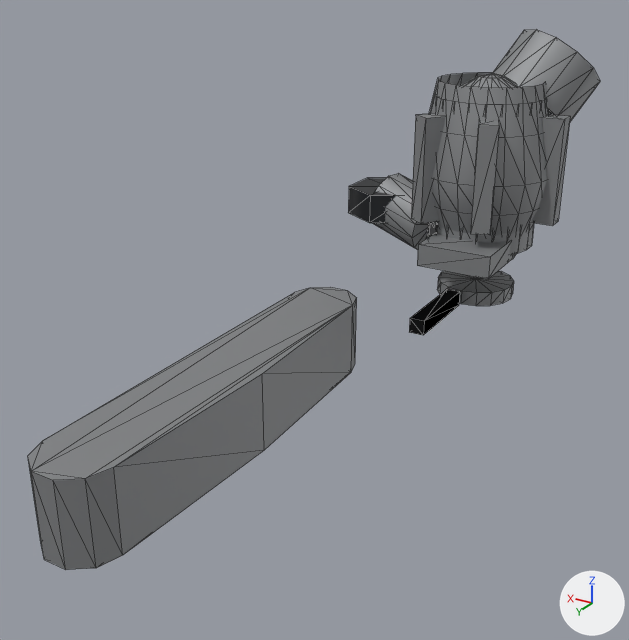
The glTF model porsche-911sc-engine/parts/breather-lid.glb, before and after one commit.
Camera for both pictures: a camera (50 mm lens) standing at (-90.9, -72.6, 176.3) and looking at (-42.9, -152.5, 136.3). Arrows for +X, +Y and +Z are at lower right; the lights stay in place. The picture after the commit comes second. Mesh edges are drawn as thin lines. Where no turn or scale is listed for an object, it has been applied to the vertices. Vertices at exactly the same position are counted once.

In view in the first picture: 'breather-lid:castAlu', 'breather-lid:darkSteel'.
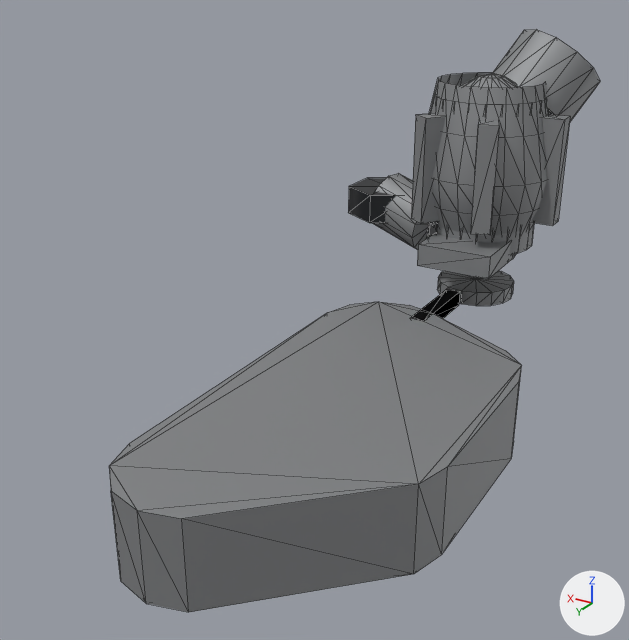
Where the newer file only moved an object's origin or applied its transform, the numbers keep the older frame.

The change, as a diff of the scene's bpy script:
```diff
--- a/porsche-911sc-engine/parts/breather-lid.glb.py
+++ b/porsche-911sc-engine/parts/breather-lid.glb.py
@@ me_mesh_0 @@
 # used by ob_breather_lid_castalu; location = (-46.1, -159.5, 144.0)
-me_mesh_0.from_pydata(...)  # 443 vertices, 764 faces; spans x -15.7..15.7, y -41.9..41.9, z -22.0..22.0
+me_mesh_0.from_pydata(...)  # 447 vertices, 772 faces; spans x -19.9..11.5, y -41.9..41.5, z -22.0..22.0
+# me_mesh_0 part 1: a new loose piece of 30 vertices spanning x -19.9..8.1, y -12.5..41.5, z -22.0..-12.0, in mat_castalu (grey #96989a)
+# me_mesh_0 part 2
+# 26 vertices are removed from x 5.5..15.7, y -12.8..41.9, z -22.0..-12.0
+# 48 faces are deleted
 me_mesh_0.materials.append(mat_castalu)
```

Pixel boxes (x1, y1, x2, y2) of what changed, in the pictures (629 x 640 px):
'breather-lid:castAlu', reshaped (14% narrower, 8% taller): before (28, 29, 600, 570); after (109, 29, 600, 612)
part 1 of me_mesh_0, added: after (109, 302, 522, 612)
part 2 of me_mesh_0, deleted: before (28, 287, 357, 570)
